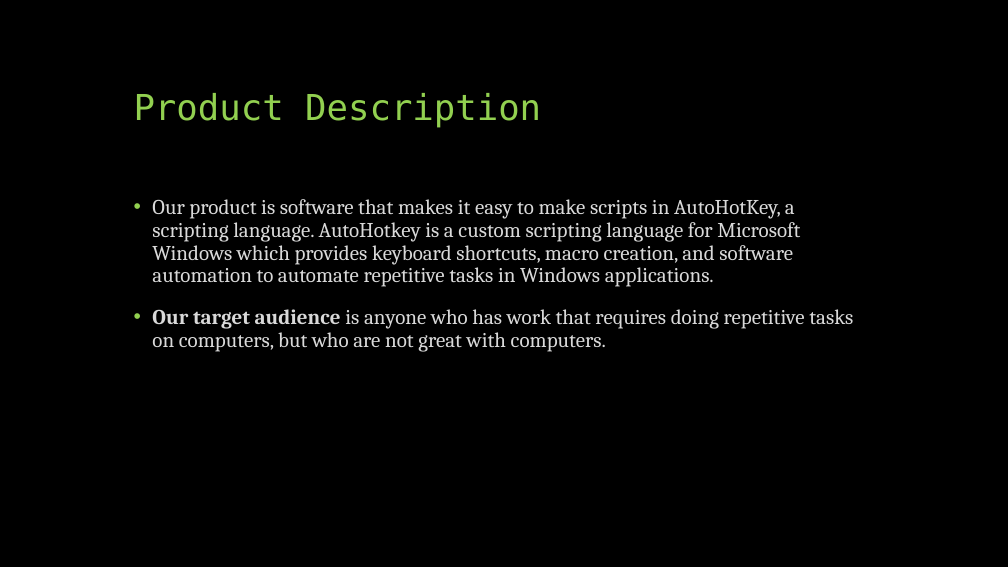
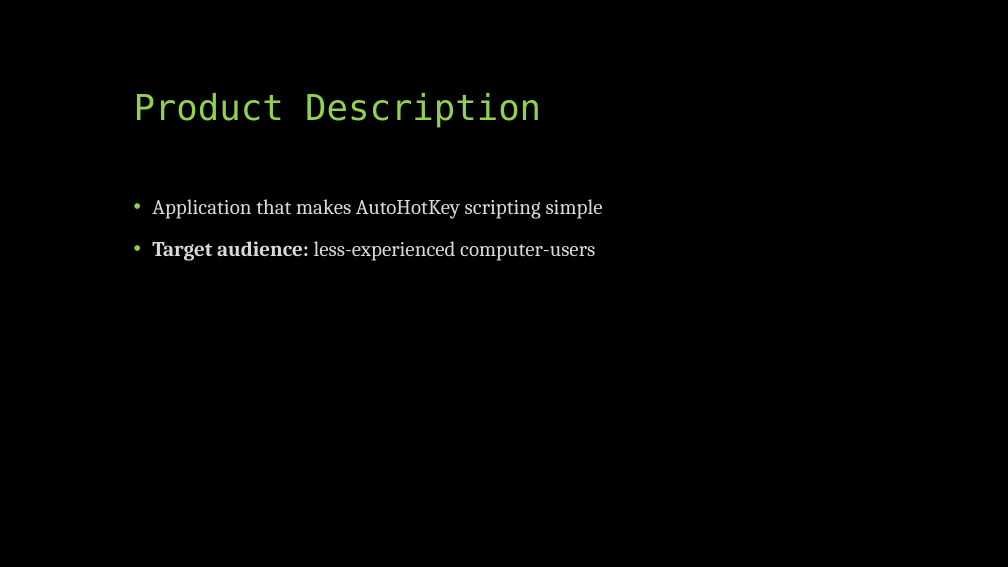
Before and after one commit to CS341-Group-2/sprint-1-presentation, a slide deck: slide 3 of Group 2 Introductory Presentation.pptx (slide 2 before the commit). Drawn at 1008x567 pixels with LibreOffice and Linux fonts; fonts in the diff are those of the drawing. Boxes give left, top, right and bottom in pixels: in the first picture for what was removed or moved away, otherwise in the second. Text is boxed around its words. In the diff, an @@ line names an element or a change of style, - is before the commit and + after.

```diff
--- a/Group 2 Introductory Presentation.pptx
+++ b/Group 2 Introductory Presentation.pptx
@@ text at (152,199,603,261): text changed @@
-• Our product is software that makes it easy to make scripts in AutoHotKey, a scripting language. AutoHotkey is a custom scripting language for Microsoft Windows which provides keyboard shortcuts, macro creation, and software automation to automate repetitive tasks in Windows applications.
-• Our target audience is anyone who has work that requires doing repetitive tasks on computers, but who are not great with computers.
+• Application that makes AutoHotKey scripting simple
+• Target audience: less-experienced computer-users
```
Also in this commit, not shown: 3 other slides changed.
